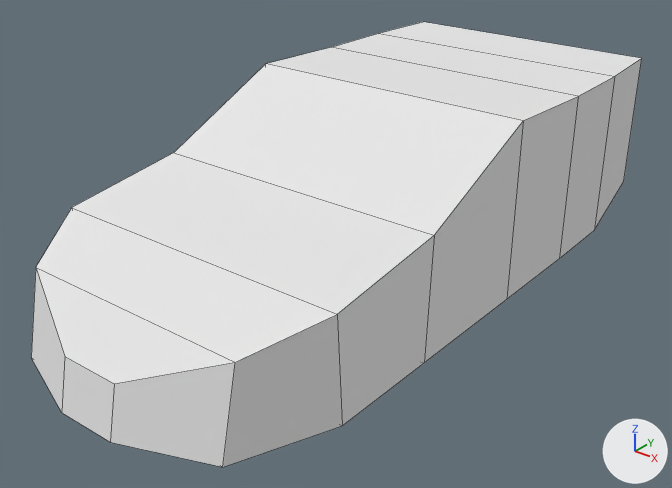
One commit to the OBJ model models/cars/corvette_hull.obj: the scene before it, then after it.
Camera for both pictures: a camera (50 mm lens) standing at (11.66, -15.37, 8.25) and looking at (0.05, -0.86, -0.75). Lighting does not change. The marker at lower right points along +X, +Y and +Z. Mesh edges are drawn as thin lines. Where no turn or scale is listed for an object, it has been applied to the vertices.

In view in the first picture: 'Cube_Cube.001'.
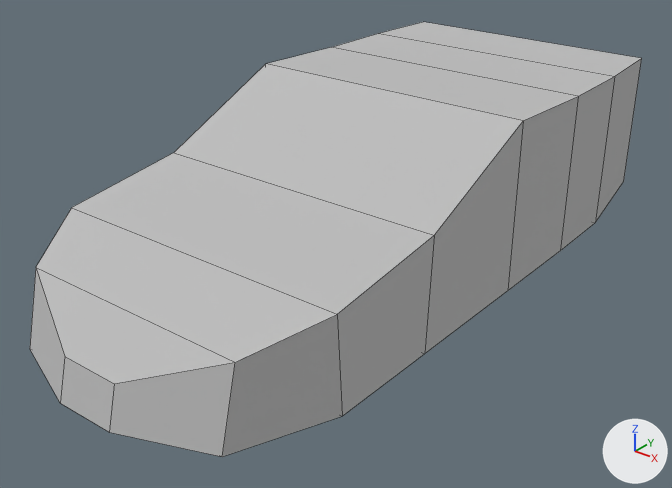
The newer file is also turned or shifted as a whole; pictures and numbers use the older file's frame.

What the commit changed:
Material 'None' (mat_none) changes colour from white #e7e7e7 to grey #bebebe; in linear values from (0.8, 0.8, 0.8) to (0.512, 0.512, 0.512).
me_cube_cube_001 has 32 vertices, 30 faces and spans x -3.5..3.5, y -7.8..7.3, z -1.7..2.4.
me_cube_cube_001 is used by ob_cube_cube_001; location (0.0, 0.0, 0.0).
me_cube_cube_001 part 1: the whole mesh is moved by (0.0, 0.0, 0.1).

What differs and where, as boxes [x1, y1, x2, y2] in the pictures (672 x 488 px; the box of a moved part takes in the faces that stretch with it):
'Cube_Cube.001', recoloured, mesh moved (white to grey): before [31, 22, 642, 467]; after [30, 22, 642, 457]
part 1 of me_cube_cube_001, moved or reshaped: before [31, 58, 642, 467]; after [30, 58, 642, 457]
